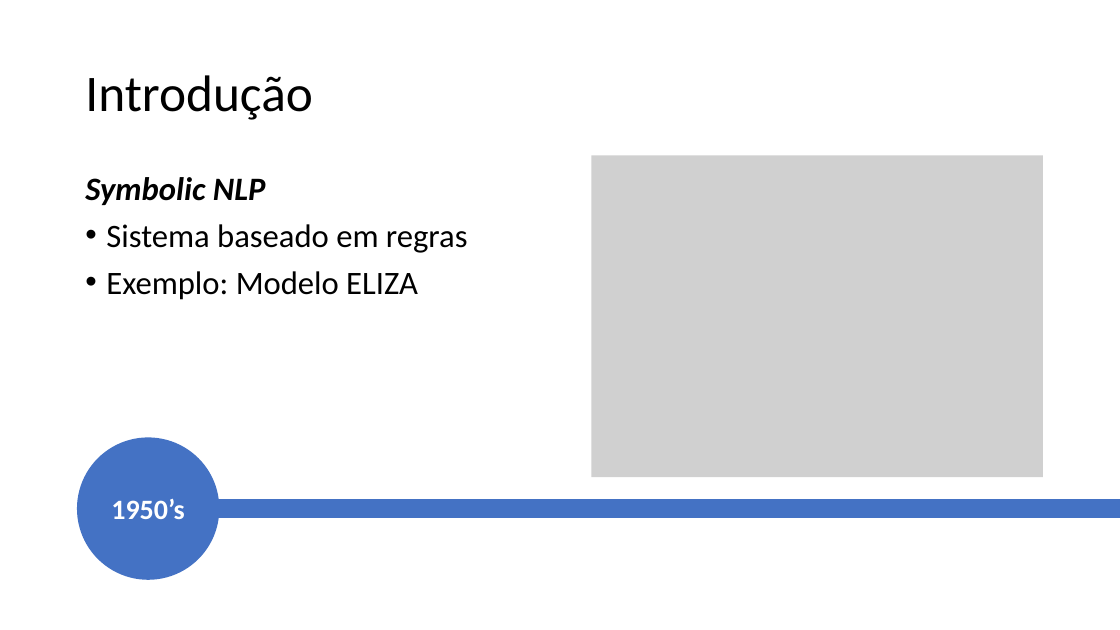
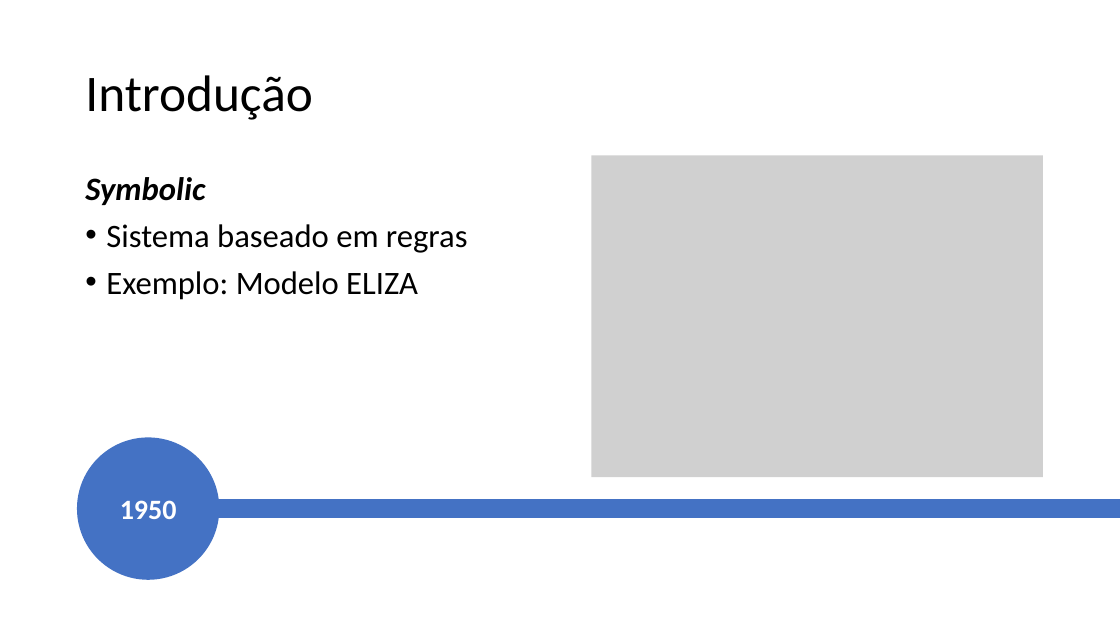
Before and after one commit to guerrato/guerrato_967_tp558, a slide deck: slide 3 of seminarios/ciclo 2/TP558_LoRA.pptx. Drawn at 1120x630 pixels with LibreOffice and Linux fonts; fonts in the diff are those of the drawing; grey boxes stand for pictures. Boxes give left, top, right and bottom in pixels: in the first picture for what was removed or moved away, otherwise in the second. Text is boxed around its words. In the diff, an @@ line names an element or a change of style, - is before the commit and + after.

```diff
--- a/seminarios/ciclo 2/TP558_LoRA.pptx
+++ b/seminarios/ciclo 2/TP558_LoRA.pptx
@@ text at (85, 177, 205, 205): text changed @@
-Symbolic NLP
+Symbolic
@@ text in ellipse at (120, 500, 177, 519): text changed @@
-1950’s
+1950
```
Also in this commit, not shown: 11 other slides changed, 8 slides added.
